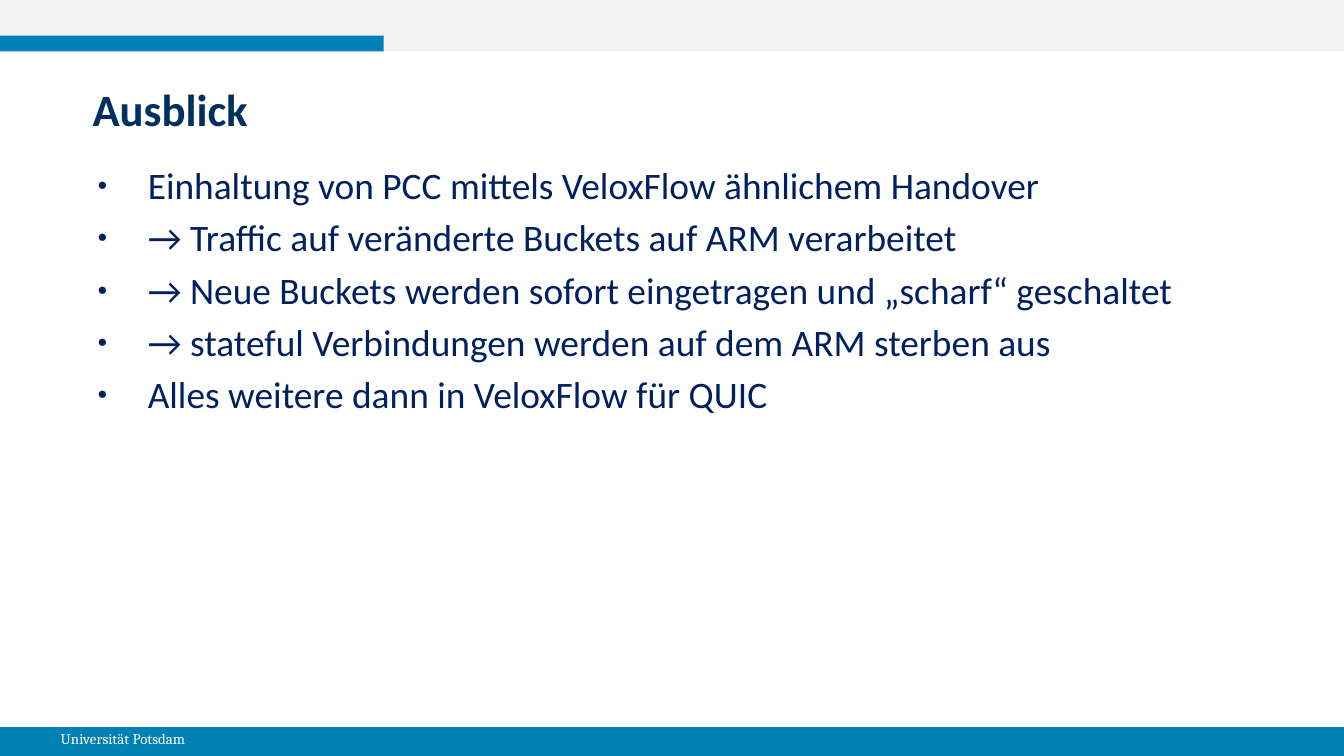
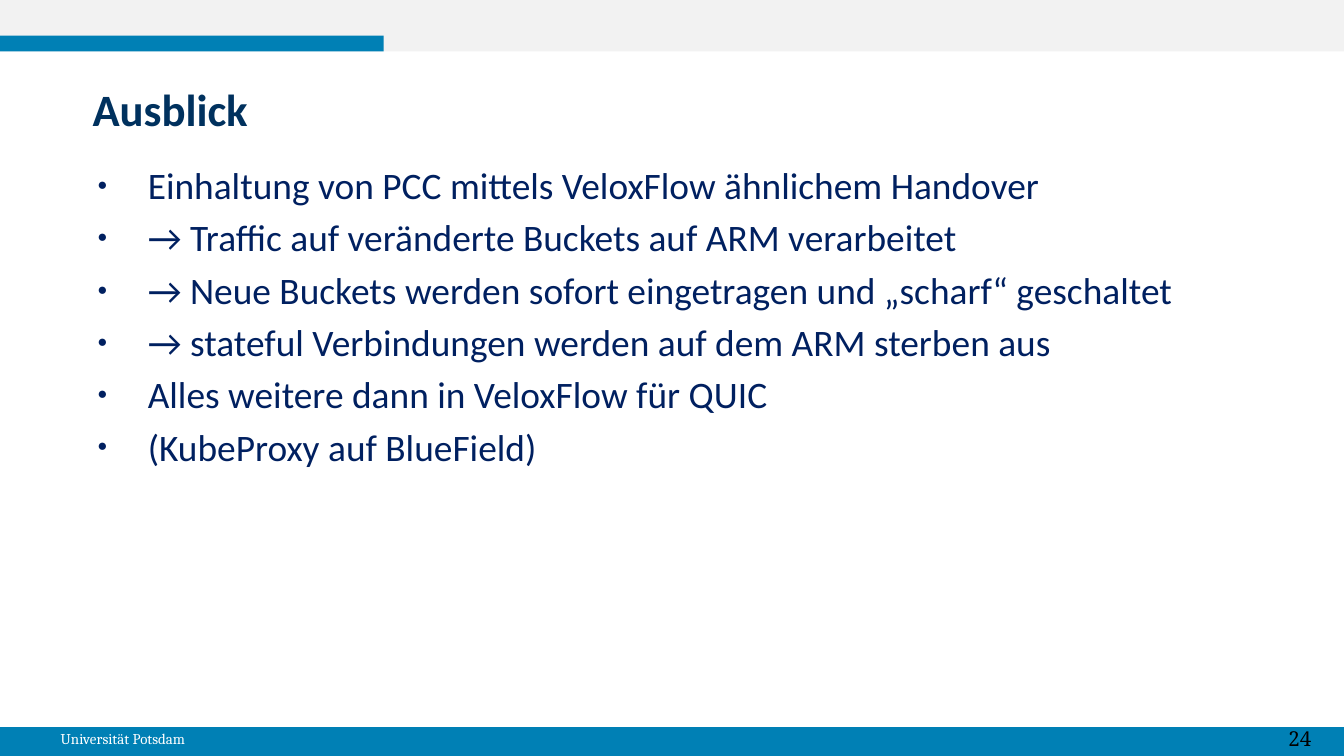
Before and after one commit to gespel/XenoFlow, a slide deck: slide 25 of docs/MasterPraktikumBericht.odp. Drawn at 1344x756 pixels with LibreOffice and Linux fonts; fonts in the diff are those of the drawing. Boxes give left, top, right and bottom in pixels: in the first picture for what was removed or moved away, otherwise in the second. Text is boxed around its words. In the diff, an @@ line names an element or a change of style, - is before the commit and + after.

Commit message:
adding last slide

```diff
--- a/docs/MasterPraktikumBericht.odp
+++ b/docs/MasterPraktikumBericht.odp
@@ text at [148, 434, 536, 467]: paragraph added @@
+● (KubeProxy auf BlueField)
@@ text added at [1288, 731, 1311, 746], 11 pt, text #000000 @@
+24
```
Also in this commit, not shown: 18 other slides changed, 8 slides added, 7 slides removed.
